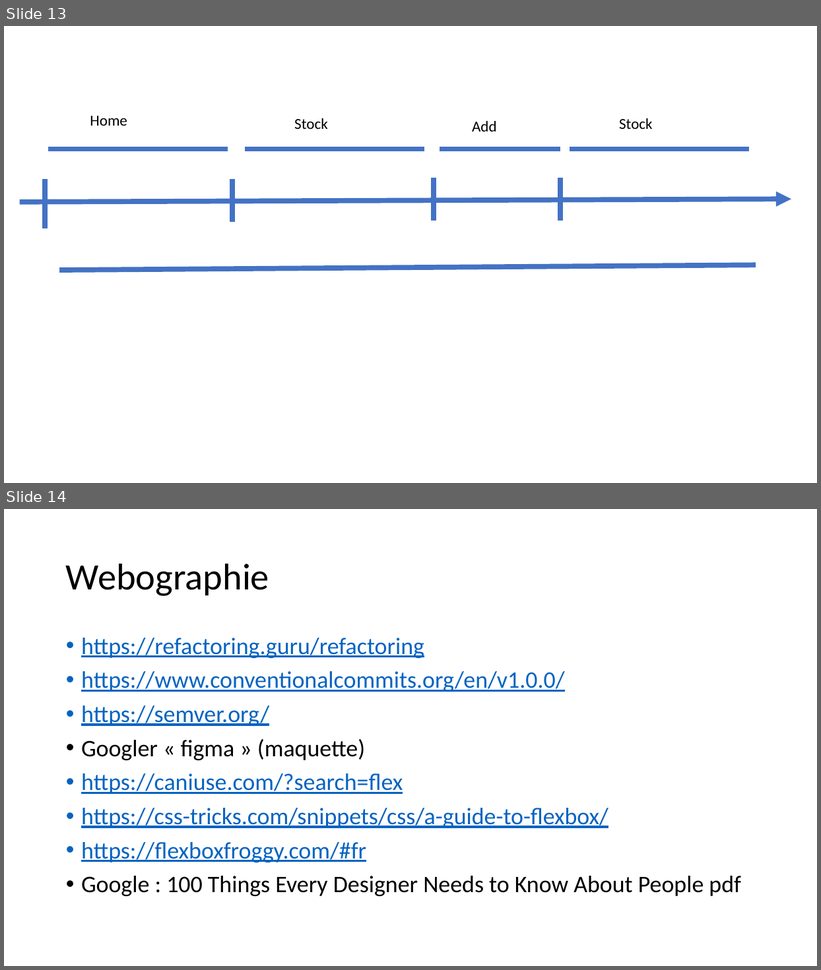
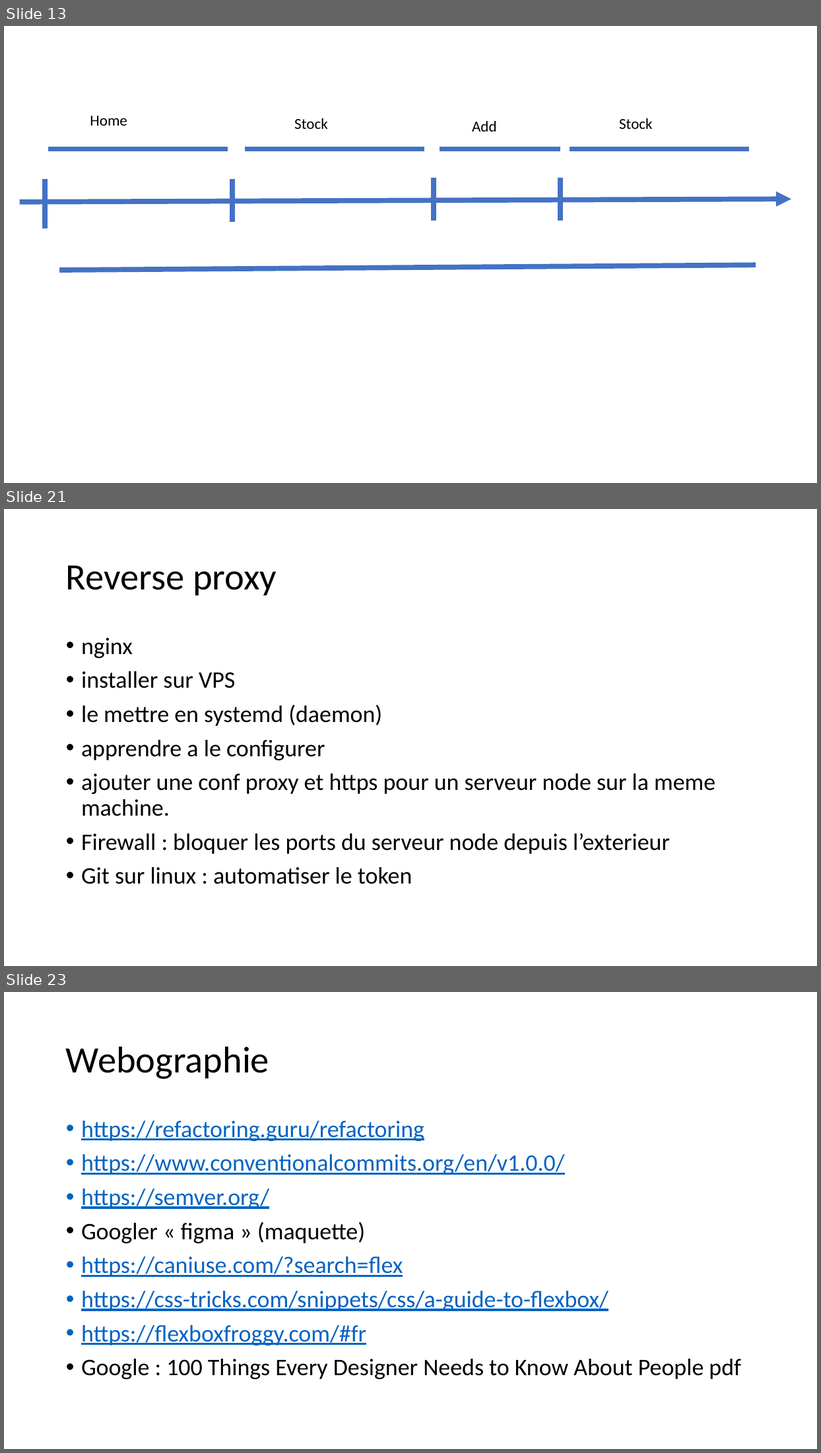
Before and after one commit to jlg-formation/fuj-juillet-2020, a slide deck: notes.pptx. Shown one above the other, each under a label of ours: slides 13 and 14 before the commit, slides 13, 21 and 23 after it; the slides between them are not shown. The pictures are 821x970 and 821x1453 pixels, drawn with LibreOffice and Linux fonts; fonts in the diff are those of the drawing. Boxes give left, top, right and bottom in pixels: in the first picture for what was removed or moved away, otherwise in the second. Text is boxed around its words. In the diff, an @@ line names an element or a change of style, - is before the commit and + after.

```diff
--- a/notes.pptx
+++ b/notes.pptx
@@ slide 21 added at [4, 509, 817, 966], background #FFFFFF @@
@@ title added at [66, 565, 277, 595], 44 pt, text #000000 @@
+Reverse proxy
@@ text added at [81, 638, 715, 885], 28 pt, text #000000 @@
+• nginx
+• installer sur VPS
+• le mettre en systemd (daemon)
+• apprendre a le configurer
+• ajouter une conf proxy et https pour un serveur node sur la meme machine.
+• Firewall : bloquer les ports du serveur node depuis l’exterieur
+• Git sur linux : automatiser le token
@@ what was slide 14 is now slide 23 @@
```
Also in this commit, not shown: 1 slide changed, 8 other slides added.
